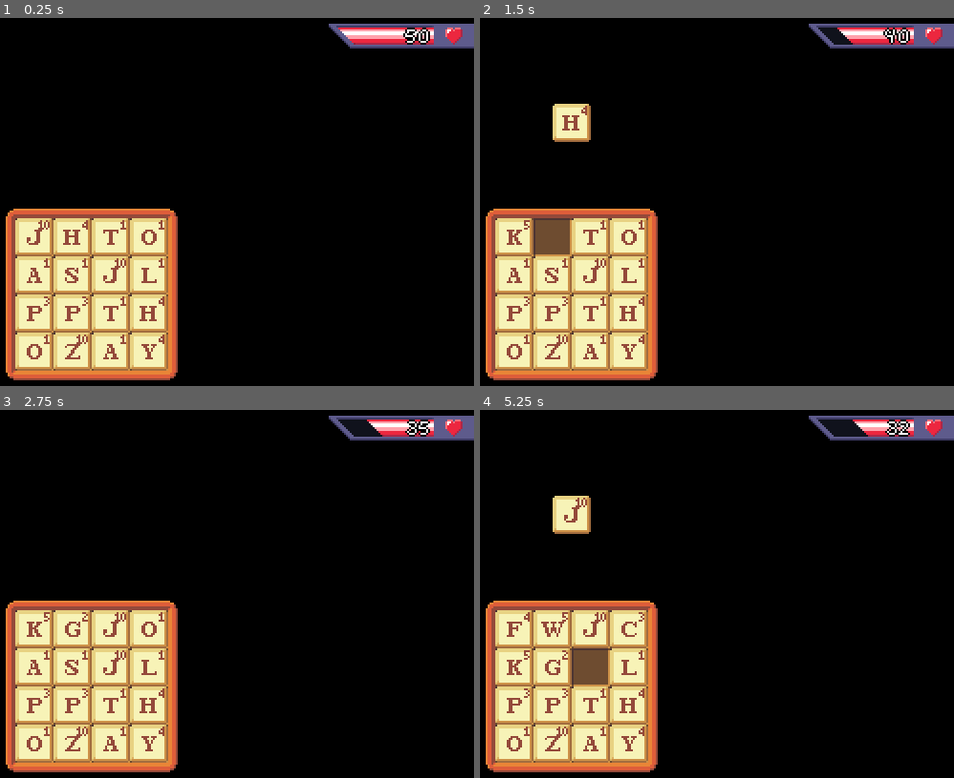
Above: before the commit, frames 1-4 (two rows, left to right).
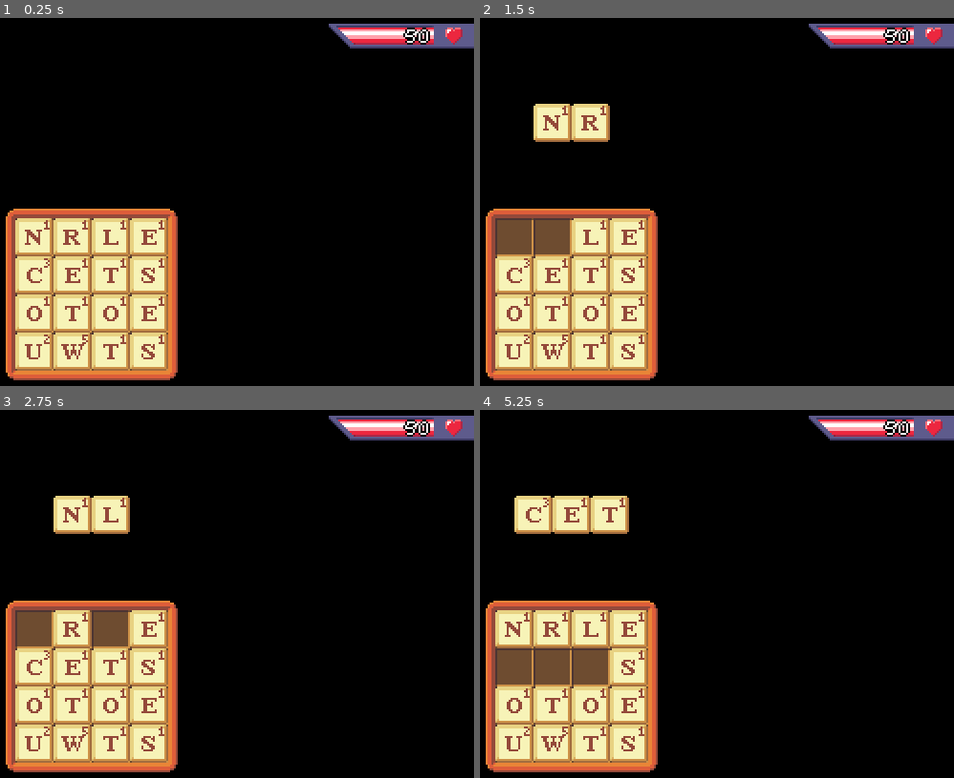
Above: after the commit, the same moments.

Repository: jakubg1/q-stab
Game: Godot game, scene res://scenes/main.tscn
Same seed, same stepped clock (60 frames per second), same inputs: the game is played once before the commit and once after it.
Inputs (mouse positions are in pixels of both pictures, inside the frame that each line leads up to):
- Up to frame 1 (0.25 s): no input
- Up to frame 2 (1.5 s): tap Enter at 0.5, 0.6, 1.35 s; move the mouse to (513, 238) at 0.52 s; click (513, 238) at 0.67 s; tap Space at 1.25 s; move the mouse to (551, 238) at 1.27 s; click (551, 238) at 1.42 s
- Up to frame 3 (2.75 s): tap Enter at 2, 2.3 s; move the mouse to (109, 630) at 2.02 s; tap Backspace at 2.1 s; click (109, 630) at 2.17 s
- Up to frame 4 (5.25 s): tap Space at 2.75, 4.25 s; move the mouse to (626, 630) at 2.77 s; tap Shift at 2.85 s; click (626, 630) at 2.92 s; tap Enter at 3.05, 3.5, 3.8, 4.35, 5.1 s; move the mouse to (513, 667) at 3.52 s; tap Delete at 3.6 s; click (513, 667) at 3.67 s; move the mouse to (551, 667) at 4.27 s; click (551, 667) at 4.42 s; move the mouse to (589, 667) at 5.02 s; click (589, 667) at 5.17 s

The runs differ from the first frame. In frame 1, 1.2% of the frame differs, in the area x 5-35%, y 54-93%; in frame 2, 3.4%; in frame 3, 4.8%; in frame 4, 4.9%, in the area x 3-91%, y 2-93%.

Commit message:
Add word lists, word validation, add missing credit
- Added an English word dictionary.
  - It is split into two files: `dictionary/en.txt` and `dictionary/en_bad.txt`.
    - If a word is in `en.txt` but not in `en_bad.txt`, it is considered a valid word.
    - If a word is in `en_bad.txt` regardless whether it exists in `en.txt`, it is considered a swear/curse/bad word.
    - If a word is in neither, it is not a valid word.
    - Each line is a separate word.
    - Lines starting with `#` are ignored.
  - Credits are included in the dictionary files.
- Words now must be valid in order for them to be accepted.
- Letters in the rack now spawn using a weighted distribution instead of a uniform one.
- Added a missing credit for the font used for the letter tiles.
- Removed the `utils` scene as it wasn't necessary for the `utils.gd` script.

Diff:
--- a/project.godot
+++ b/project.godot
@@ -18,6 +18,7 @@
 [autoload]
 
 Utils="*uid://w8hcw82sk7hb"
+WordDictionary="*uid://cw5l0be1veuq5"
 
 [display]
 
--- a/scenes/utils.tscn
+++ /dev/null
@@ -1,6 +0,0 @@
-[gd_scene format=3 uid="uid://bd8ei6cor1wmq"]
-
-[ext_resource type="Script" uid="uid://w8hcw82sk7hb" path="res://scripts/utils.gd" id="1_lywhn"]
-
-[node name="Utils" type="Node" unique_id=1252266417]
-script = ExtResource("1_lywhn")
--- a/scripts/letter_manager.gd
+++ b/scripts/letter_manager.gd
@@ -47,8 +47,7 @@
 
 # Checks if the specified word is valid and returns `true` if so, `false` otherwise.
 func isWordValid(word: String) -> bool:
-	# Obviously this will be more sophisticated than that eventually.
-	return len(word) > 0
+	return len(word) > 0 and WordDictionary.isWordValid(word)
 
 # Attempts to submit the word in rack.
 func submitWord() -> void:
@@ -59,6 +58,8 @@
 		letterRack.fill()
 		print(word + " for " + str(score))
 		word_submitted.emit(score)
+	else:
+		print(word + ": This is not a valid word!")
 
 # Called when the node enters the scene tree for the first time.
 func _ready() -> void:
--- a/scripts/letter_tile.gd
+++ b/scripts/letter_tile.gd
@@ -6,6 +6,12 @@
 	"a": 1, "b": 3, "c": 3, "d": 2, "e": 1, "f": 4, "g": 2, "h": 4, "i": 1,
 	"j": 10, "k": 5, "l": 1, "m": 3, "n": 1, "o": 1, "p": 3, "q": 10, "r": 1,
 	"s": 1, "t": 1, "u": 2, "v": 4, "w": 5, "x": 10, "y": 4, "z": 10, "*": 0
+}
+const LETTER_WEIGHTS: Dictionary[Variant, int] = {
+	# Scores -> weights: 1 -> 10, 2 -> 7, 3 -> 5, 4 -> 3, 5 -> 2, 10 -> 1
+	"a": 10, "b": 5, "c": 5, "d": 7, "e": 10, "f": 3, "g": 7, "h": 3, "i": 10,
+	"j": 1, "k": 2, "l": 10, "m": 5, "n": 10, "o": 10, "p": 5, "q": 1, "r": 10,
+	"s": 10, "t": 10, "u": 7, "v": 3, "w": 2, "x": 1, "y": 3, "z": 1, "*": 0
 }
 var letter := "a"
 var onRack := true
@@ -68,8 +74,7 @@
 
 # Called when the node enters the scene tree for the first time.
 func _ready() -> void:
-	var n = randi_range(0, 25)
-	setLetter(LETTERS[n])
+	setLetter(Utils.weightedRandomKeys(LETTER_WEIGHTS))
 
 # Called every frame. 'delta' is the elapsed time since the previous frame.
 func _process(delta: float) -> void:
--- a/scripts/utils.gd
+++ b/scripts/utils.gd
@@ -3,6 +3,22 @@
 # Maybe in the future?
 #var rng := RandomNumberGenerator.new()
 
+# Accepts a list of weights and returns an index which matches the weight picked.
+func weightedRandom(weights: Array[int]) -> int:
+	var total = 0
+	for weight in weights:
+		total += weight
+	var rnd = randi_range(0, total - 1)
+	var i = 0
+	while rnd > weights[i]:
+		rnd -= weights[i]
+		i += 1
+	return i
+
+# Accepts a dict of [any, int] and returns the picked key based on their weight values.
+func weightedRandomKeys(weights: Dictionary[Variant, int]) -> Variant:
+	return weights.keys()[weightedRandom(weights.values())]
+
 # Executed on start
 func _ready():
 	pass
--- /dev/null
+++ b/scripts/word_dictionary.gd
@@ -0,0 +1,32 @@
+extends Node
+
+var words = {}
+var badWords = {}
+
+# Loads a word list from a file and returns a dict with the words as keys and `1` as value.
+# Each word is a single line. Lines starting with # are ignored.
+func loadList(path: String) -> Dictionary[String, int]:
+	var file = FileAccess.open(path, FileAccess.READ)
+	var result: Dictionary[String, int] = {}
+	for word in file.get_as_text().split("\n"):
+		if len(word) > 0 and not word.begins_with("#"):
+			result[word] = 1
+	file.close()
+	return result
+
+# Returns whether the specified word is a valid word.
+func isWordValid(word: String) -> bool:
+	return word in words or word in badWords
+
+# Returns whether the specified word is a valid word that is not a bad word.
+func isWordValidGood(word: String) -> bool:
+	return word in words and not word in badWords
+
+# Returns whether the specified word is a valid word that is a bad word.
+func isWordValidBad(word: String) -> bool:
+	return word in badWords
+
+# Executed on start
+func _ready() -> void:
+	words = loadList("dictionary/en.txt")
+	badWords = loadList("dictionary/en_bad.txt")
Not shown, added: dictionary/en.txt
Not shown, added: dictionary/en_bad.txt
Not shown, added: scripts/word_dictionary.gd.uid
Not shown, changed: README.md
